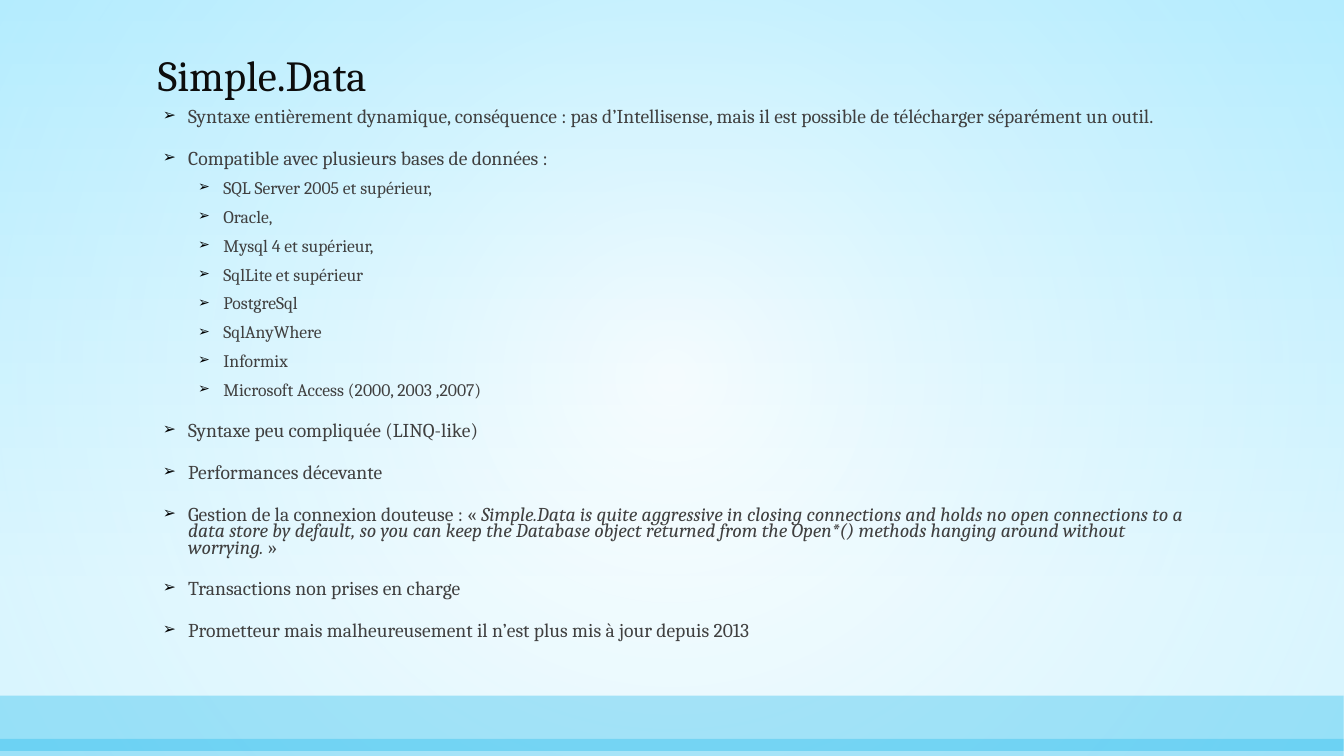
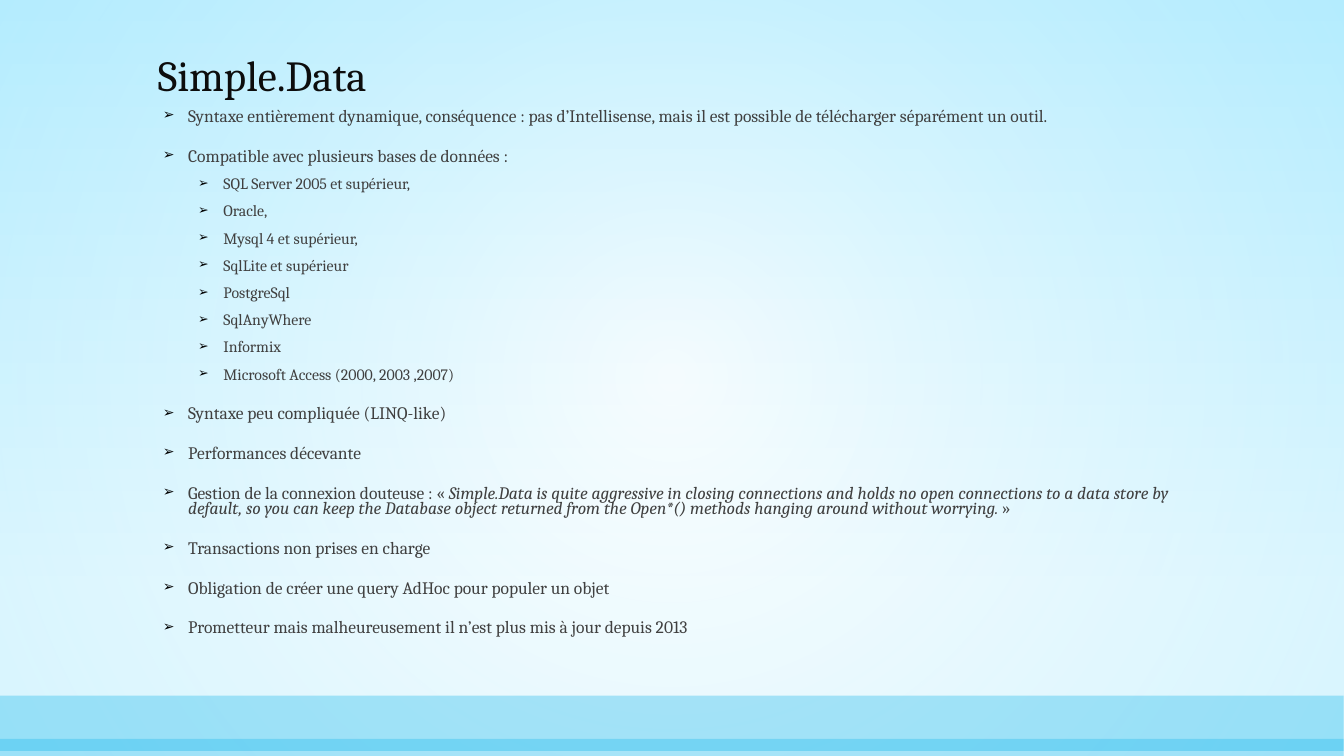
Before and after one commit to AnthonyGiretti/MicroOrmDemo.net, a slide deck: slide 8 of Items/Les Micro Orm, alternatives à Entity Framework.pptx. Drawn at 1344x756 pixels with LibreOffice and Linux fonts; fonts in the diff are those of the drawing. Boxes give left, top, right and bottom in pixels: in the first picture for what was removed or moved away, otherwise in the second. Text is boxed around its words. In the diff, an @@ line names an element or a change of style, - is before the commit and + after.

```diff
--- a/Items/Les Micro Orm, alternatives à Entity Framework.pptx
+++ b/Items/Les Micro Orm, alternatives à Entity Framework.pptx
@@ text at [188,110,1168,637]: size 14 to 12.5 pt in "Syntaxe entièrement dynamique, conséquence : pas d’Intellise ...", "Compatible avec plusieurs bases de données :", "Syntaxe peu compliquée (LINQ-like)", "Performances décevante" and 3 more places; size 12.6 to 11.2 pt in "SQL Server 2005 et supérieur,", "Oracle,", "Mysql 4 et supérieur,", "SqlLite et supérieur" and 4 more places @@
@@ text at [188,582,609,598]: paragraph added @@
+➢ Obligation de créer une query AdHoc pour populer un objet
```
Also in this commit, not shown: 1 other slide changed, 2 slides added.
